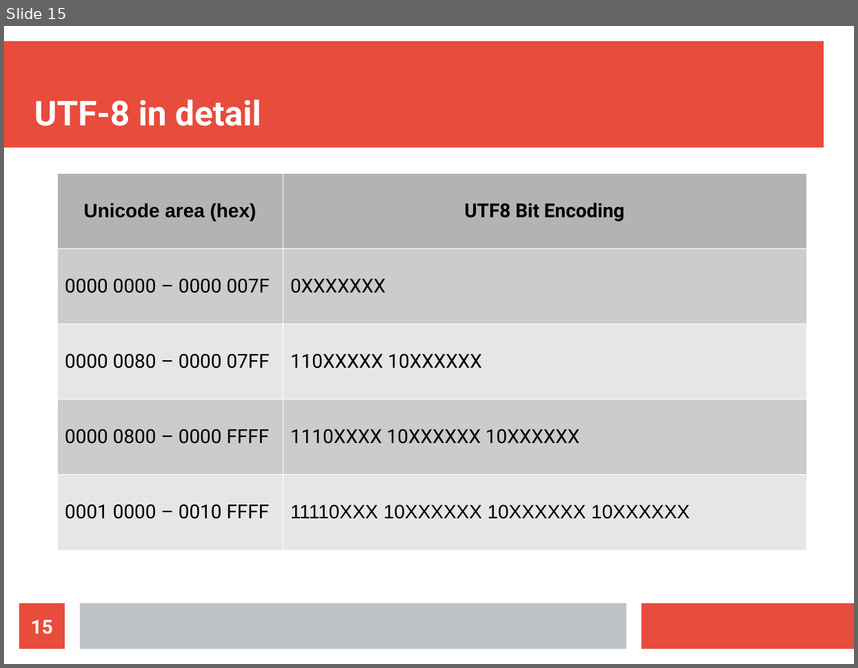
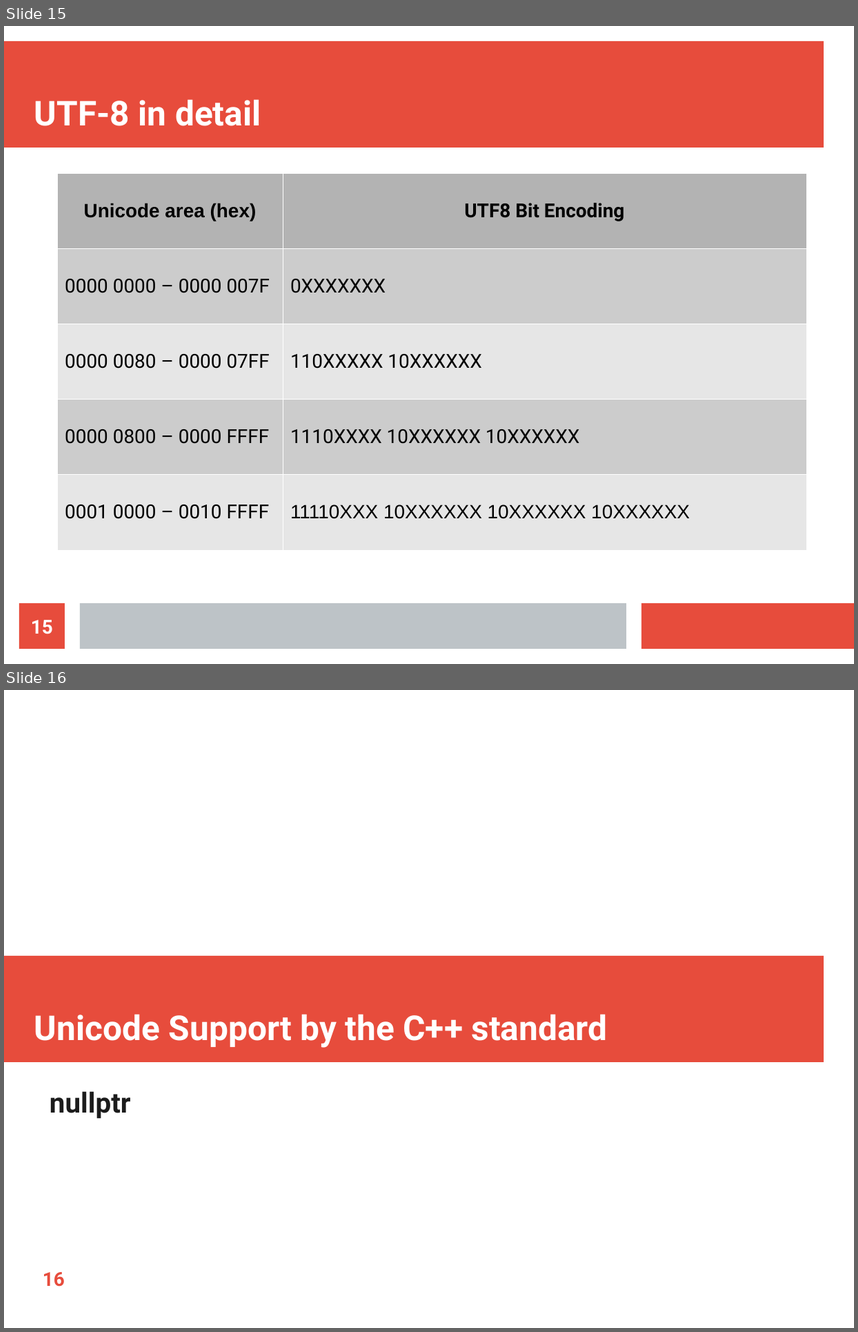
Before and after one commit to CPPUserGroups/Germany-Hamburg, a slide deck: unicode/slides.odp. Shown one above the other, each under a label of ours: slide 15 before the commit, slides 15 and 16 after it. The pictures are 858x668 and 858x1332 pixels, drawn with LibreOffice and Linux fonts; fonts in the diff are those of the drawing. Boxes give left, top, right and bottom in pixels: in the first picture for what was removed or moved away, otherwise in the second. Text is boxed around its words. In the diff, an @@ line names an element or a change of style, - is before the commit and + after.

```diff
--- a/unicode/slides.odp
+++ b/unicode/slides.odp
@@ slide 16 added at <box>4,690,854,1328</box>, background #FFFFFF @@
@@ rectangle added at <box>4,956,824,1062</box>, fill #E74C3C @@
@@ title added at <box>34,1014,608,1047</box>, 32 pt, text #FFFFFF, bold @@
+Unicode Support by the C++ standard
@@ text added at <box>50,1091,131,1118</box>, 26 pt, text #1C1C1C, bold @@
+nullptr
@@ page number added at <box>43,1272,65,1286</box>, 18 pt, text #E74C3C, bold @@
+16
```
Also in this commit, not shown: 2 other slides added.
